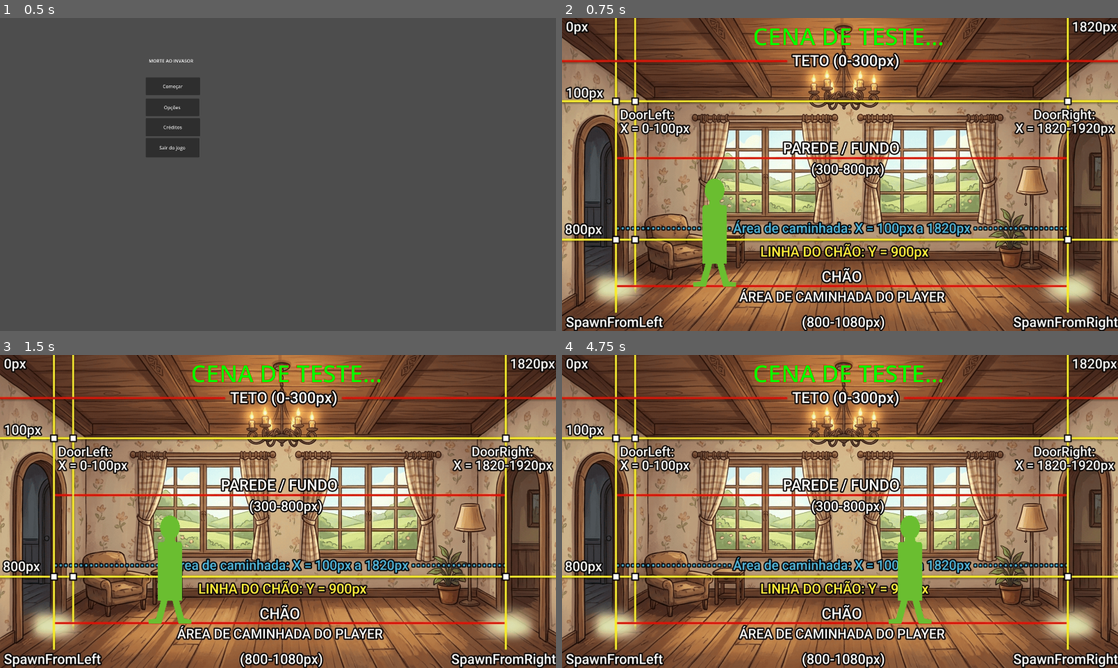
Above: before the commit, frames 1-4 (two rows, left to right).
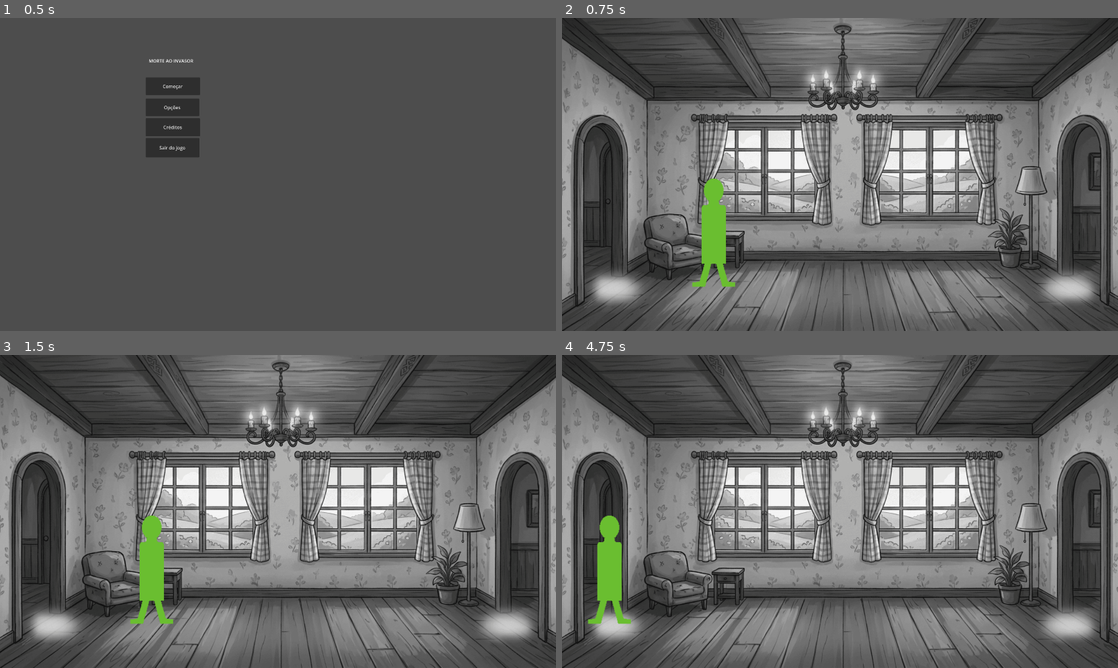
Above: after the commit, the same moments.

Repository: devklebinho/morte-ao-invasor
Game: Godot game, scene res://Scenes/main_menu.tscn
Same seed, same stepped clock (60 frames per second), same inputs: the game is played once before the commit and once after it.
Inputs:
- Up to frame 1 (0.5 s): no input
- Up to frame 2 (0.75 s): click "Começar" at 0.5 s
- Up to frame 3 (1.5 s): tap Enter at 1.25 s; hold Right (ui_right) from 1.28 s (still down)
- Up to frame 4 (4.75 s): release Right (ui_right) at 2.03 s; hold A (MoveLeft, bound only after the commit) 2.03-2.78 s; hold Right (ui_right) 2.78-4.28 s; hold A (MoveLeft, bound only after the commit) from 4.28 s (still down)

Frame 1 is identical in both runs. In frame 2, 91% of the frame differs, in the area x 0-100%, y 0-100%; in frame 3, 92%; in frame 4, 93%.

Commit message:
add new scene node + camera

Diff:
--- /dev/null
+++ b/Scenes/cozinha.tscn
@@ -0,0 +1,9 @@
+[gd_scene format=3 uid="uid://bodarsi28je2c"]
+
+[ext_resource type="Texture2D" uid="uid://1a8kyb7db8kg" path="res://Arts/Cozinha_Cinza.png" id="1_3oghi"]
+
+[node name="Cozinha" type="Node2D" unique_id=525947825]
+
+[node name="Background" type="Sprite2D" parent="." unique_id=1951921825]
+texture = ExtResource("1_3oghi")
+centered = false
--- a/Scenes/proto_gameplay.tscn
+++ b/Scenes/proto_gameplay.tscn
@@ -1,28 +1,19 @@
 [gd_scene format=3 uid="uid://b4shk1svtkgw7"]
 
-[ext_resource type="PackedScene" uid="uid://o4t4nd82ywg0" path="res://Scenes/templateroom.tscn" id="1_5tyts"]
+[ext_resource type="PackedScene" uid="uid://o4t4nd82ywg0" path="res://Scenes/sala.tscn" id="1_5tyts"]
 [ext_resource type="PackedScene" uid="uid://dolshfrf351mi" path="res://Prefabs/Player.tscn" id="2_j3k4l"]
-
-[sub_resource type="LabelSettings" id="LabelSettings_j3k4l"]
-font_size = 82
-font_color = Color(0, 1, 0, 1)
-outline_size = 4
-outline_color = Color(1, 0, 0, 1)
+[ext_resource type="PackedScene" uid="uid://bodarsi28je2c" path="res://Scenes/cozinha.tscn" id="3_fbdid"]
 
 [node name="ProtoGameplay" type="Node2D" unique_id=1767757858]
 
 [node name="TemplateRoom" parent="." unique_id=1203619176 instance=ExtResource("1_5tyts")]
 
-[node name="Label" type="Label" parent="." unique_id=80584856]
-offset_left = 314.0
-offset_top = 6.0
-offset_right = 1665.0
-offset_bottom = 119.0
-text = "CENA DE TESTE..."
-label_settings = SubResource("LabelSettings_j3k4l")
-horizontal_alignment = 1
-vertical_alignment = 1
+[node name="Cozinha" parent="." unique_id=525947825 instance=ExtResource("3_fbdid")]
+position = Vector2(-1934, 0)
 
 [node name="CharacterBody2D" parent="." unique_id=1277322602 instance=ExtResource("2_j3k4l")]
 position = Vector2(527, 728)
 scale = Vector2(2, 2)
+
+[node name="Camera2D" type="Camera2D" parent="." unique_id=270095378]
+position = Vector2(963, 540)
--- a/Scenes/templateroom.tscn
+++ b/Scenes/sala.tscn
@@ -1,8 +1,8 @@
 [gd_scene format=3 uid="uid://o4t4nd82ywg0"]
 
-[ext_resource type="Texture2D" uid="uid://wtshepte0u7p" path="res://Arts/sala.png" id="1_d4ws3"]
+[ext_resource type="Texture2D" uid="uid://vat6jonh72u6" path="res://Arts/sala_cinza.png" id="1_d4ws3"]
 
-[node name="TemplateRoom" type="Node2D" unique_id=1203619176]
+[node name="Sala" type="Node2D" unique_id=1203619176]
 
 [node name="Background" type="Sprite2D" parent="." unique_id=977095981]
 texture = ExtResource("1_d4ws3")
--- a/Scripts/player.gd
+++ b/Scripts/player.gd
@@ -8,7 +8,7 @@
 func _physics_process(delta: float) -> void:
 	# Get the input direction and handle the movement/deceleration.
 	# As good practice, you should replace UI actions with custom gameplay actions.
-	var direction := Input.get_axis("ui_left", "ui_right")
+	var direction := Input.get_axis("MoveLeft", "MoveRight")
 	if direction:
 		velocity.x = direction * SPEED
 	else:
--- a/project.godot
+++ b/project.godot
@@ -31,7 +31,13 @@
 
 MoveLeft={
 "deadzone": 0.2,
-"events": []
+"events": [Object(InputEventKey,"resource_local_to_scene":false,"resource_name":"","device":-1,"window_id":0,"alt_pressed":false,"shift_pressed":false,"ctrl_pressed":false,"meta_pressed":false,"pressed":false,"keycode":0,"physical_keycode":0,"key_label":65,"unicode":97,"location":0,"echo":false,"script":null)
+]
+}
+MoveRight={
+"deadzone": 0.2,
+"events": [Object(InputEventKey,"resource_local_to_scene":false,"resource_name":"","device":-1,"window_id":0,"alt_pressed":false,"shift_pressed":false,"ctrl_pressed":false,"meta_pressed":false,"pressed":false,"keycode":0,"physical_keycode":0,"key_label":68,"unicode":100,"location":0,"echo":false,"script":null)
+]
 }
 
 [physics]
Binary file added: Arts/Cozinha_Cinza.png
Not shown, added: Arts/Cozinha_Cinza.png.import
Binary file added: Arts/sala_cinza.png
Not shown, added: Arts/sala_cinza.png.import
